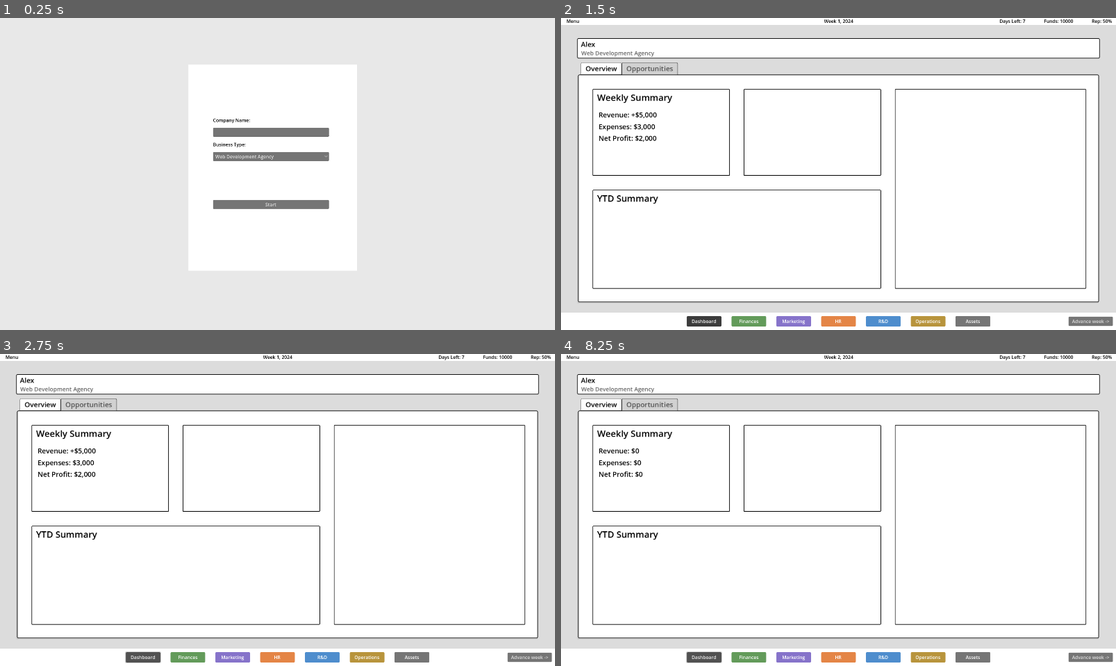
Above: before the commit, frames 1-4 (two rows, left to right).
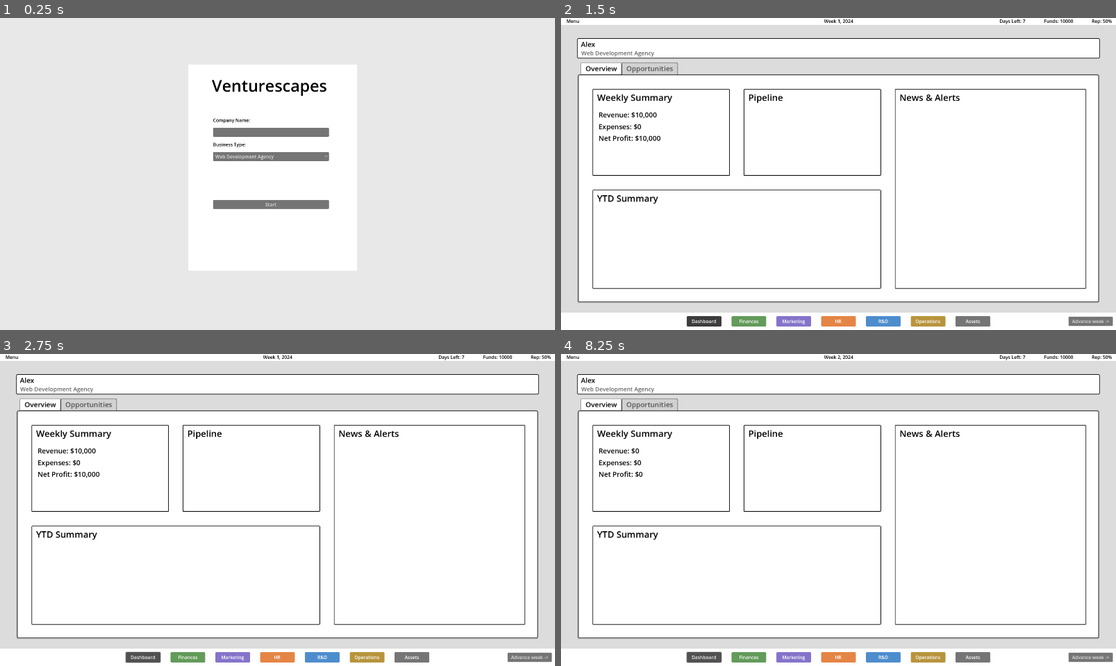
Above: after the commit, the same moments.

Repository: slate20/Venturescapes
Game: Godot game, scene res://Scenes/StartScreen.tscn
Same seed, same stepped clock (60 frames per second), same inputs: the game is played once before the commit and once after it.
Inputs (mouse positions are in pixels of both pictures, inside the frame that each line leads up to):
- Up to frame 1 (0.25 s): no input
- Up to frame 2 (1.5 s): click (832, 133) at 0.52 s; type "Alex" at 0.6 s; click "Start" at 1.25 s
- Up to frame 3 (2.75 s): click "Dashboard" at 2 s
- Up to frame 4 (8.25 s): click "Finances" at 2.75 s; click "Marketing" at 3.5 s; click "HR" at 4.25 s; click "R&D" at 5 s; click "Operations" at 5.75 s; click "Assets" at 6.5 s; click "Advance week ->" at 7.25 s; click "Dashboard" at 8 s

The runs differ from the first frame. In frame 1, 0.3% of the frame differs, in the area x 38-59%, y 19-25%; in frame 2, 0.3%; in frame 3, 0.3%; in frame 4, 0.2%.

Commit message:
dashboard bugfix

Diff:
--- a/Scenes/Dashboard.tscn
+++ b/Scenes/Dashboard.tscn
@@ -198,10 +198,9 @@
 theme_override_styles/tab_selected = SubResource("StyleBoxFlat_6havp")
 theme_override_styles/tab_hovered = SubResource("StyleBoxFlat_d6jpg")
 theme_override_styles/tab_unselected = SubResource("StyleBoxFlat_fvuwe")
-current_tab = 1
+current_tab = 0
 
 [node name="Overview" type="Control" parent="TabContainer"]
-visible = false
 layout_direction = 1
 layout_mode = 2
 metadata/_tab_index = 0
@@ -232,7 +231,7 @@
 offset_bottom = 106.0
 theme_override_colors/font_color = Color(0, 0, 0, 1)
 theme_override_font_sizes/font_size = 24
-text = "Revenue: +$5,000"
+text = "Revenue: $10,000"
 
 [node name="Expenses" type="Label" parent="TabContainer/Overview/WeeklySummary"]
 layout_mode = 0
@@ -242,7 +241,7 @@
 offset_bottom = 147.0
 theme_override_colors/font_color = Color(0, 0, 0, 1)
 theme_override_font_sizes/font_size = 24
-text = "Expenses: $3,000"
+text = "Expenses: $0"
 
 [node name="NetProfit" type="Label" parent="TabContainer/Overview/WeeklySummary"]
 layout_mode = 0
@@ -252,7 +251,7 @@
 offset_bottom = 187.0
 theme_override_colors/font_color = Color(0, 0, 0, 1)
 theme_override_font_sizes/font_size = 24
-text = "Net Profit: $2,000"
+text = "Net Profit: $10,000"
 
 [node name="Pipeline" type="Panel" parent="TabContainer/Overview"]
 layout_mode = 2
@@ -272,37 +271,25 @@
 theme_override_font_sizes/font_size = 31
 text = "Pipeline"
 
-[node name="Container" type="Control" parent="TabContainer/Overview/Pipeline"]
+[node name="Container" type="VBoxContainer" parent="TabContainer/Overview/Pipeline"]
 layout_mode = 1
 anchors_preset = 10
 anchor_right = 1.0
 offset_left = 19.0
 offset_top = 66.0
-offset_right = -10.0
-offset_bottom = 113.0
-grow_horizontal = 2
+offset_right = -23.0
+offset_bottom = 275.0
+grow_horizontal = 2
+theme_override_constants/separation = 17
 
 [node name="Task" type="Label" parent="TabContainer/Overview/Pipeline/Container"]
-layout_mode = 1
-offset_right = 253.0
-offset_bottom = 34.0
+layout_mode = 2
 theme_override_colors/font_color = Color(0, 0, 0, 1)
 theme_override_font_sizes/font_size = 24
 text = "Task in progress"
 
 [node name="ProgressBar" type="ProgressBar" parent="TabContainer/Overview/Pipeline/Container"]
-layout_mode = 1
-anchors_preset = 6
-anchor_left = 1.0
-anchor_top = 0.5
-anchor_right = 1.0
-anchor_bottom = 0.5
-offset_left = -179.0
-offset_top = -18.5
-offset_right = -12.0
-offset_bottom = 8.5
-grow_horizontal = 0
-grow_vertical = 2
+layout_mode = 2
 theme_override_colors/font_color = Color(0.180005, 0.180005, 0.180005, 1)
 theme_override_styles/background = SubResource("StyleBoxFlat_iccu6")
 theme_override_styles/fill = SubResource("StyleBoxFlat_8vrtt")
@@ -326,6 +313,12 @@
 theme_override_font_sizes/font_size = 31
 text = "YTD Summary"
 
+[node name="VBoxContainer" type="VBoxContainer" parent="TabContainer/Overview/YTDSummary"]
+offset_left = 20.0
+offset_top = 64.0
+offset_right = 975.0
+offset_bottom = 319.0
+
 [node name="NewsAlerts" type="Panel" parent="TabContainer/Overview"]
 layout_mode = 2
 offset_left = 1094.0
@@ -344,15 +337,23 @@
 theme_override_font_sizes/font_size = 31
 text = "News & Alerts"
 
+[node name="VBoxContainer" type="VBoxContainer" parent="TabContainer/Overview/NewsAlerts"]
+layout_mode = 0
+offset_left = 30.0
+offset_top = 74.0
+offset_right = 633.0
+offset_bottom = 663.0
+
 [node name="Opportunities" type="Control" parent="TabContainer"]
+visible = false
 layout_mode = 2
 metadata/_tab_index = 1
 
 [node name="DirectRequests" type="Panel" parent="TabContainer/Opportunities"]
 layout_mode = 0
-offset_left = 103.0
+offset_left = 48.0
 offset_top = 54.0
-offset_right = 701.0
+offset_right = 773.0
 offset_bottom = 721.0
 
 [node name="RequestsList" type="VBoxContainer" parent="TabContainer/Opportunities/DirectRequests"]
--- a/Scenes/StartScreen.tscn
+++ b/Scenes/StartScreen.tscn
@@ -30,6 +30,16 @@
 offset_right = 1235.0
 offset_bottom = 875.0
 theme_override_styles/panel = SubResource("StyleBoxFlat_pranp")
+
+[node name="Title" type="Label" parent="Setup"]
+layout_mode = 0
+offset_left = 81.0
+offset_top = 34.0
+offset_right = 480.0
+offset_bottom = 111.0
+theme_override_colors/font_color = Color(0, 0, 0, 1)
+theme_override_font_sizes/font_size = 56
+text = "Venturescapes"
 
 [node name="VBoxContainer" type="VBoxContainer" parent="Setup"]
 layout_mode = 1
--- a/Scripts/dashboard.gd
+++ b/Scripts/dashboard.gd
@@ -4,9 +4,9 @@
 @onready var company_name_label = $CompanyInfo/CompanyName
 @onready var business_type_label = $CompanyInfo/BusinessType
 @onready var weekly_summary = $TabContainer/Overview/WeeklySummary
-@onready var pipeline = $TabContainer/Overview/Pipeline
-@onready var news_alerts = $TabContainer/Overview/NewsAlerts
-@onready var ytd_summary = $TabContainer/Overview/YTDSummary
+@onready var pipeline = $TabContainer/Overview/Pipeline/Container
+@onready var news_alerts = $TabContainer/Overview/NewsAlerts/VBoxContainer
+@onready var ytd_summary = $TabContainer/Overview/YTDSummary/VBoxContainer
 @onready var direct_requests_list = $TabContainer/Opportunities/DirectRequests/RequestsList
 @onready var marketplace_jobs_list = $TabContainer/Opportunities/MarketplaceJobs
 @onready var tab_container = $TabContainer
@@ -48,13 +48,42 @@
 	for child in pipeline.get_children():
 		child.queue_free()
 
-	# Add new progress bars for each active service job
+	# Add new titles and progress bars for each active service job
 	for job in ServiceSystems.active_service_jobs:
+		var container = HBoxContainer.new()
+		container.size_flags_horizontal = Control.SIZE_EXPAND_FILL
+
+		var title_label = Label.new()
+		title_label.text = job.opportunity.title
+		title_label.size_flags_horizontal = Control.SIZE_EXPAND_FILL
+		title_label.add_theme_color_override("font_color", Color.BLACK)
+		container.add_child(title_label)
+
 		var progress_bar = ProgressBar.new()
 		progress_bar.max_value = 1.0
 		progress_bar.value = job.progress
 		progress_bar.set_custom_minimum_size(Vector2(200, 20))
-		pipeline.add_child(progress_bar)
+		progress_bar.size_flags_horizontal = Control.SIZE_SHRINK_END
+
+		var style_box = StyleBoxFlat.new()
+		style_box.bg_color = Color("#8ebef7")
+		style_box.corner_radius_top_left = 4
+		style_box.corner_radius_top_right = 4
+		style_box.corner_radius_bottom_left = 4
+		style_box.corner_radius_bottom_right = 4
+		progress_bar.add_theme_stylebox_override("fill", style_box)
+
+		var background_style = StyleBoxFlat.new()
+		background_style.bg_color = Color("#d5d5d5")
+		background_style.corner_radius_top_left = 4
+		background_style.corner_radius_top_right = 4
+		background_style.corner_radius_bottom_left = 4
+		background_style.corner_radius_bottom_right = 4
+		progress_bar.add_theme_stylebox_override("background", background_style)
+
+		container.add_child(progress_bar)
+
+		pipeline.add_child(container)
 
 func update_news_alerts():
 	# Remove all existing children from the news alerts
@@ -80,11 +109,20 @@
 		child.queue_free()
 
 	# Add new list items for each opportunity
-	for opp in ServiceSystems.opportunities:
-		var item_text = "%s - Payout: $%d - Estimated Time: %d weeks - Deadline: Week %d" % [opp.title, opp.payout, opp.time_estimate, opp.deadline]
+	for i in range(ServiceSystems.opportunities.size()):
+		var opp = ServiceSystems.opportunities[i]
+		var item_container = HBoxContainer.new()
+
 		var label = Label.new()
-		label.text = item_text
-		direct_requests_list.add_child(label)
+		label.text = "%s - Payout: $%d - Estimated Time: %d weeks - Deadline: Week %d" % [opp.title, opp.payout, opp.time_estimate, opp.deadline]
+		item_container.add_child(label)
+
+		var accept_button = Button.new()
+		accept_button.text = "Accept"
+		accept_button.connect("pressed", Callable(self, "_on_accept_request").bind(i))
+		item_container.add_child(accept_button)
+
+		direct_requests_list.add_child(item_container)
 
 	# TODO: Add marketplace jobs list
 
